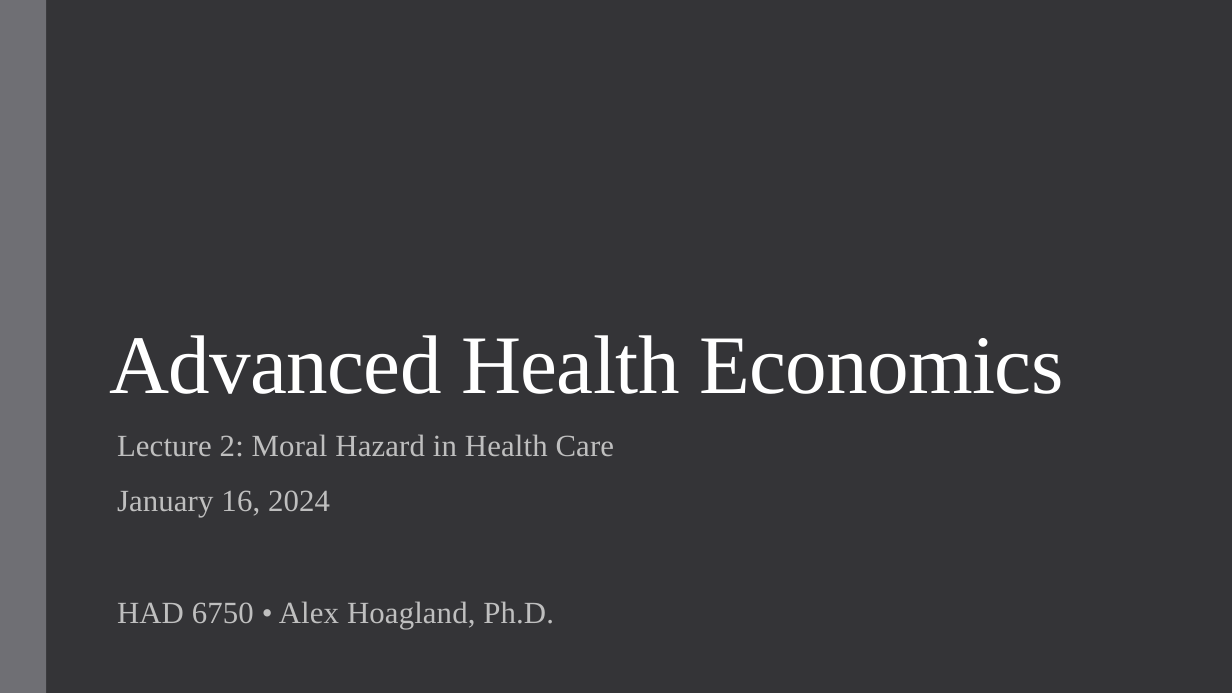
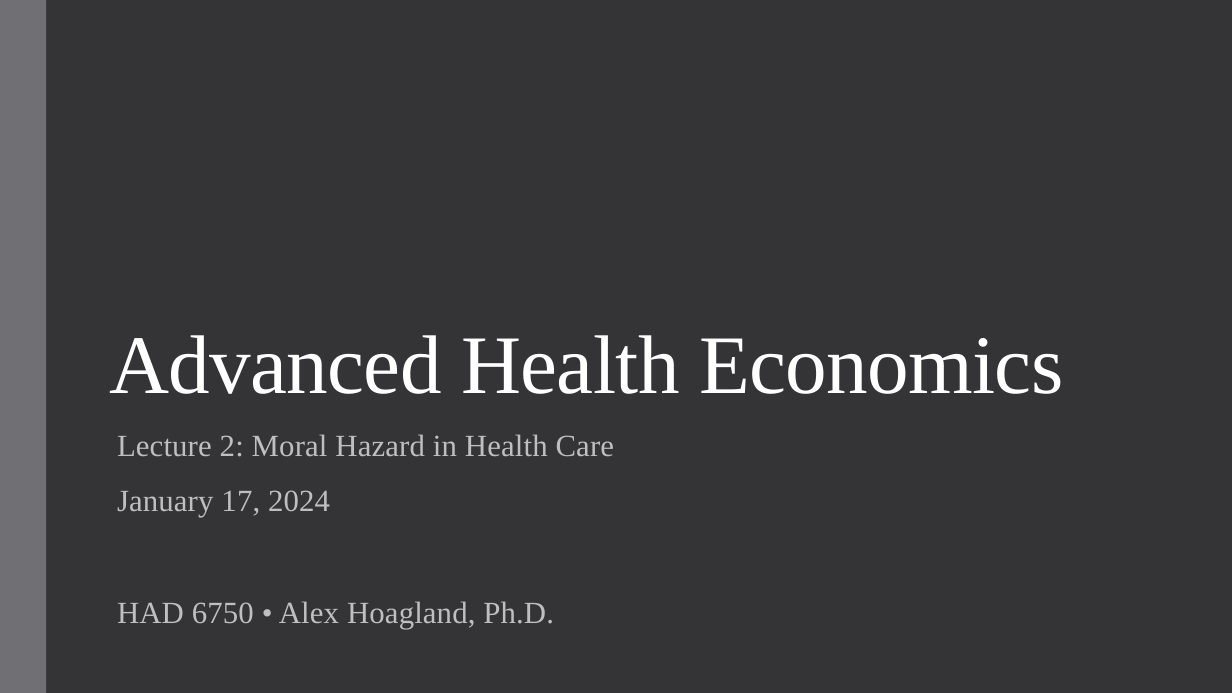
Before and after one commit to alex-hoagland/HAD6750H, a slide deck: slide 1 of Lecture02_MoralHazard/L2Slides_MoralHazard_2023W.pptx. Drawn at 1232x693 pixels with LibreOffice and Linux fonts; fonts in the diff are those of the drawing. Boxes give left, top, right and bottom in pixels: in the first picture for what was removed or moved away, otherwise in the second. Text is boxed around its words. In the diff, an @@ line names an element or a change of style, - is before the commit and + after.

```diff
--- a/Lecture02_MoralHazard/L2Slides_MoralHazard_2023W.pptx
+++ b/Lecture02_MoralHazard/L2Slides_MoralHazard_2023W.pptx
@@ subtitle at (x1=117, y1=490, x2=330, y2=517): text changed @@
-January 16, 2024
+January 17, 2024
```
Also in this commit, not shown: 1 other slide changed.
